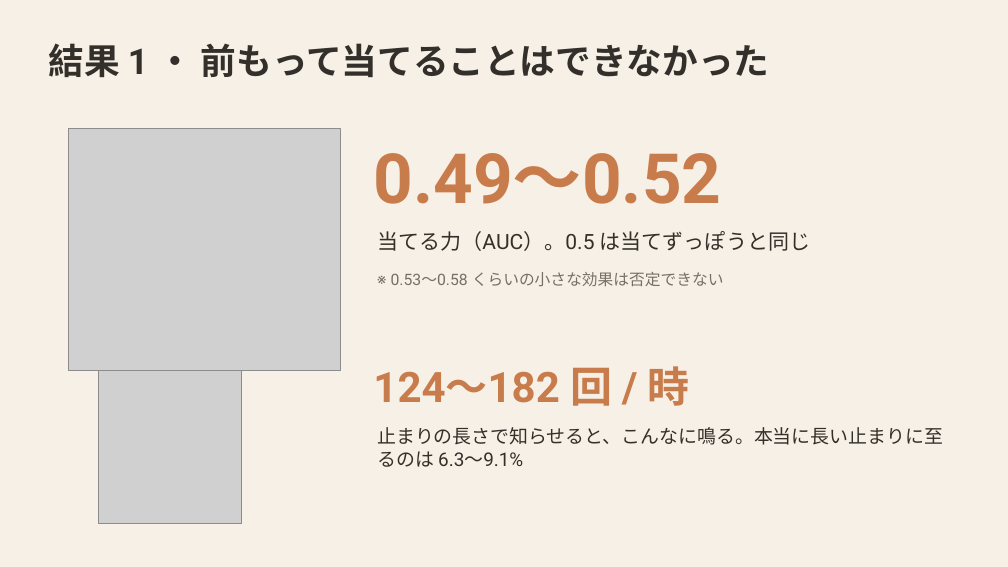
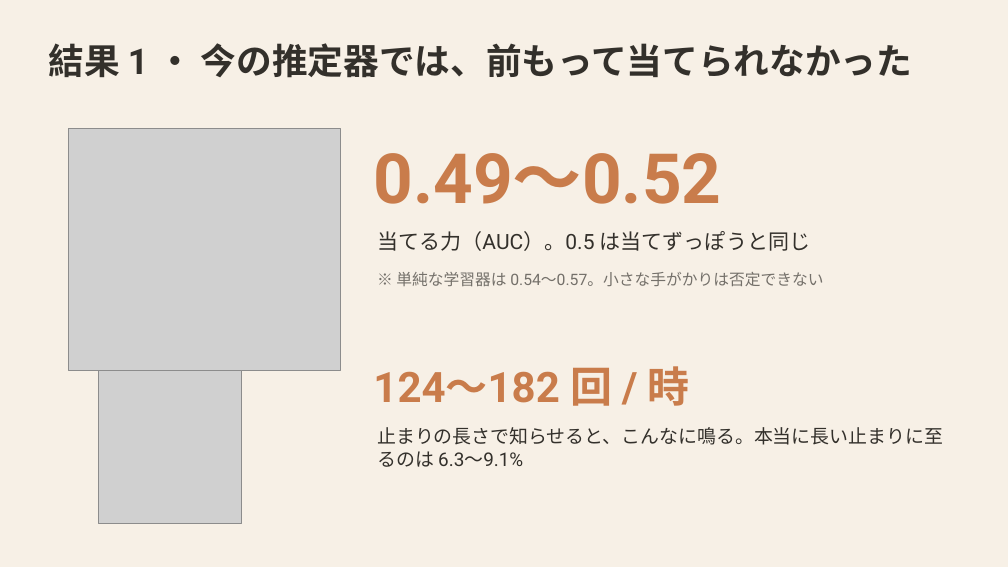
Before and after one commit to mikotomiura/GSE-prototype, a slide deck: slide 9 of docs/slides/project-overview/GSE_project_overview.pptx. Drawn at 1008x567 pixels with LibreOffice and Linux fonts; fonts in the diff are those of the drawing; grey boxes stand for pictures. Boxes give left, top, right and bottom in pixels: in the first picture for what was removed or moved away, otherwise in the second. Text is boxed around its words. In the diff, an @@ line names an element or a change of style, - is before the commit and + after.

```diff
--- a/docs/slides/project-overview/GSE_project_overview.pptx
+++ b/docs/slides/project-overview/GSE_project_overview.pptx
@@ text at [48, 43, 912, 78]: text changed @@
-結果 1 ・ 前もって当てることはできなかった
+結果 1 ・ 今の推定器では、前もって当てられなかった
@@ text at [396, 272, 823, 287]: text changed @@
-※ 0.53〜0.58 くらいの小さな効果は否定できない
+※ 単純な学習器は 0.54〜0.57。小さな手がかりは否定できない
```
Also in this commit, not shown: 5 other slides changed, 2 other files.
